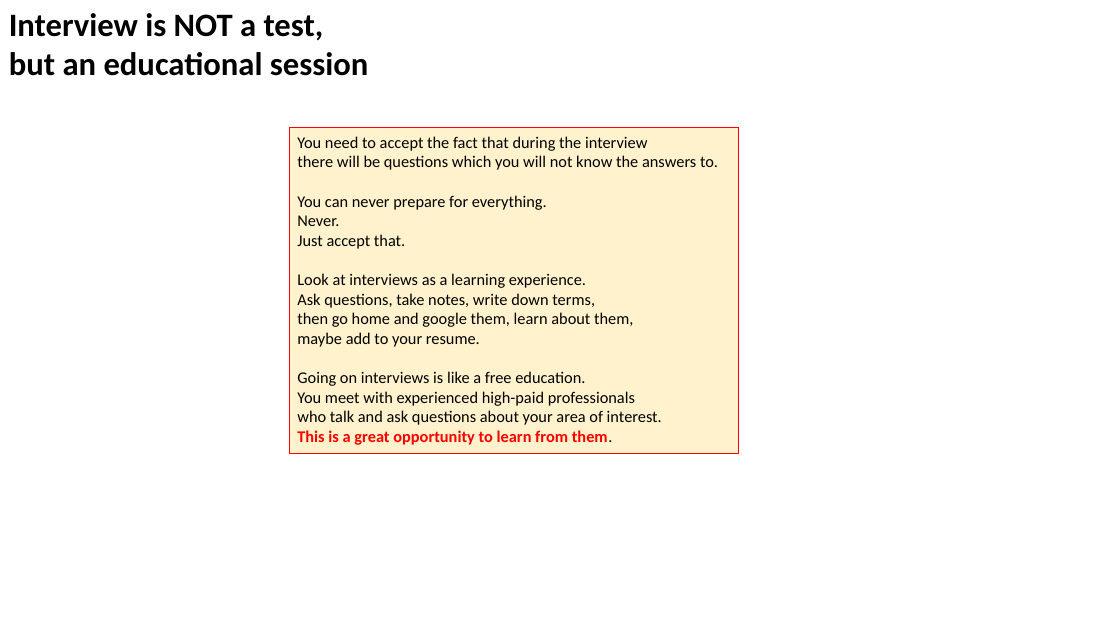
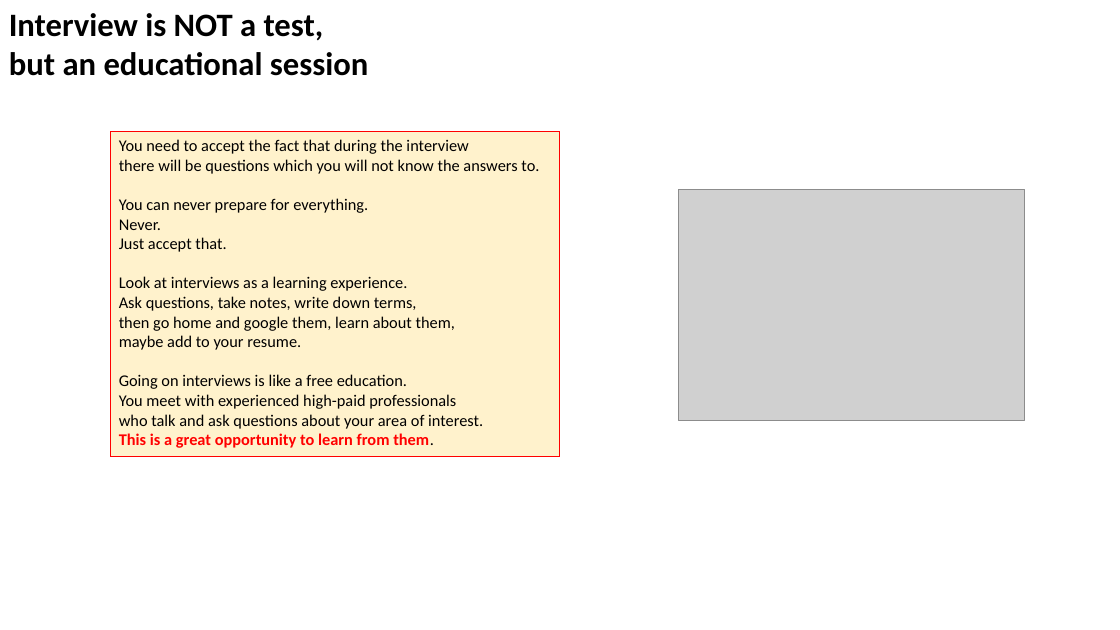
Before and after one commit to lselector/marketing, a slide deck: slide 6 of Job_Searching.pptx. Drawn at 1120x630 pixels with LibreOffice and Linux fonts; fonts in the diff are those of the drawing; grey boxes stand for pictures. Boxes give left, top, right and bottom in pixels: in the first picture for what was removed or moved away, otherwise in the second. Text is boxed around its words. In the diff, an @@ line names an element or a change of style, - is before the commit and + after.

```diff
--- a/Job_Searching.pptx
+++ b/Job_Searching.pptx
@@ rectangle "You need to accept the ...": place and size @@
-rectangle "You need to accept the ..." at (289, 128, 739, 453)
+rectangle "You need to accept the ..." at (111, 131, 560, 456)
@@ picture added at (679, 189, 1025, 420) @@
```
Also in this commit, not shown: 10 other slides changed, 2 slides added.
